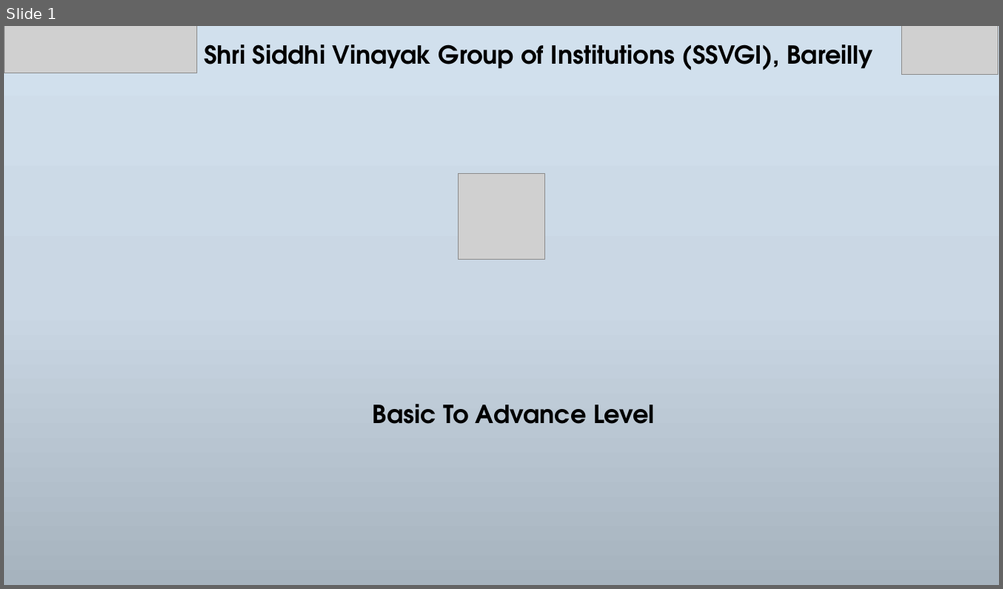
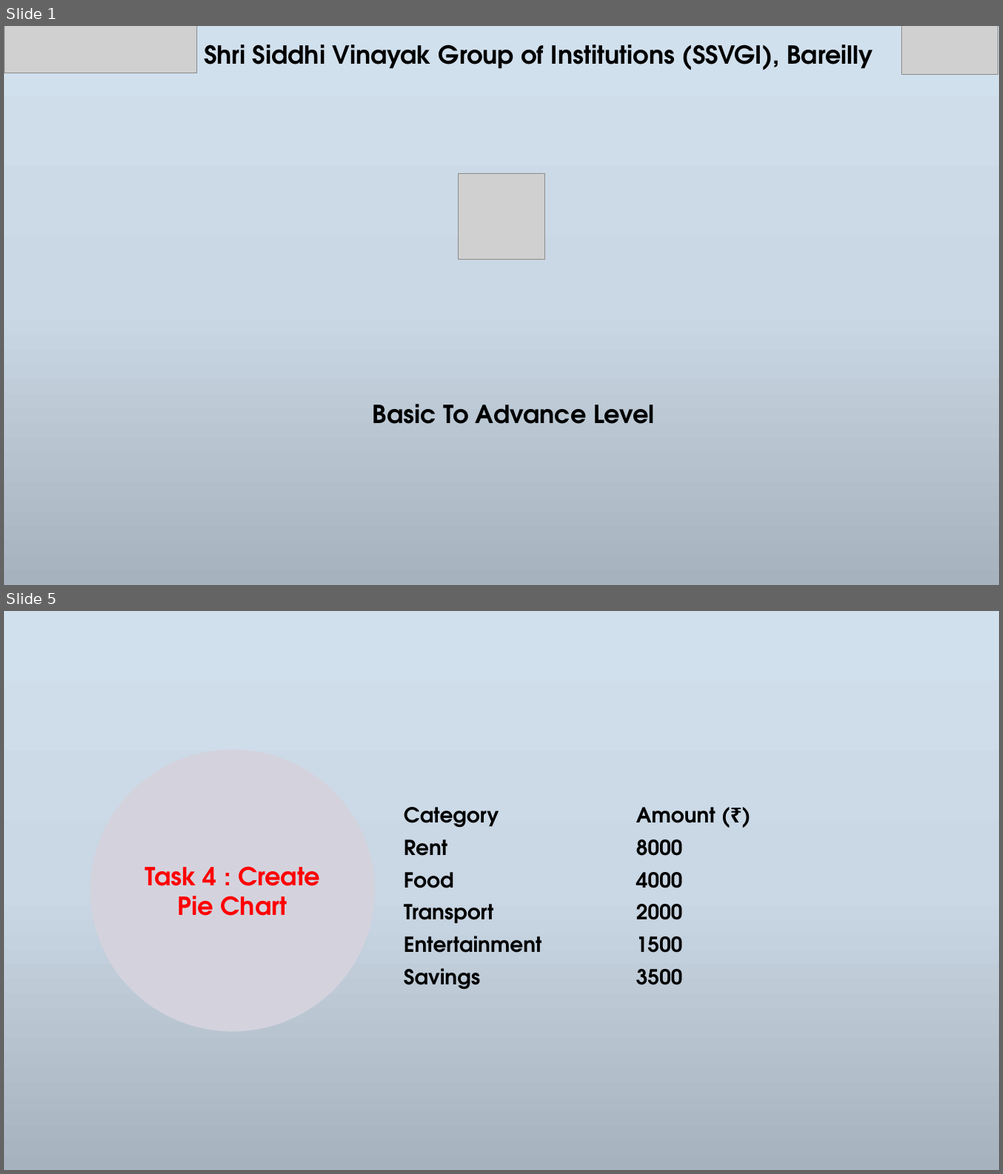
Before and after one commit to NeerajKatheriya1435/Siddhi-Vinayak-STD, a slide deck: Presentations Files/Day3.pptx. Shown one above the other, each under a label of ours: slide 1 before the commit, slides 1 and 5 after it; the slides between them are not shown. The pictures are 1003x589 and 1003x1174 pixels, drawn with LibreOffice and Linux fonts; fonts in the diff are those of the drawing; grey boxes stand for pictures; background and template pictures are left out. Boxes give left, top, right and bottom in pixels: in the first picture for what was removed or moved away, otherwise in the second. Text is boxed around its words. In the diff, an @@ line names an element or a change of style, - is before the commit and + after.

```diff
--- a/Presentations Files/Day3.pptx
+++ b/Presentations Files/Day3.pptx
@@ slide 5 added at (4, 611, 999, 1170), background gradient #D1E0EE to #CBD8E4 to #A7B3BE @@
@@ ellipse added at (91, 751, 374, 1032), fill #D4D3DD, outline #D4D3DD 1 pt, 24 pt, text #FF0000, bold @@
+Task 4 : Create Pie Chart
@@ table added at (396, 801, 860, 995), 6 rows, 2 columns @@
+Category | Amount (₹)
+Rent | 8000
+Food | 4000
+Transport | 2000
+Entertainment | 1500
+Savings | 3500
```
Also in this commit, not shown: 1 slide changed, 4 other slides added, 5 slides removed, 4 other files.
